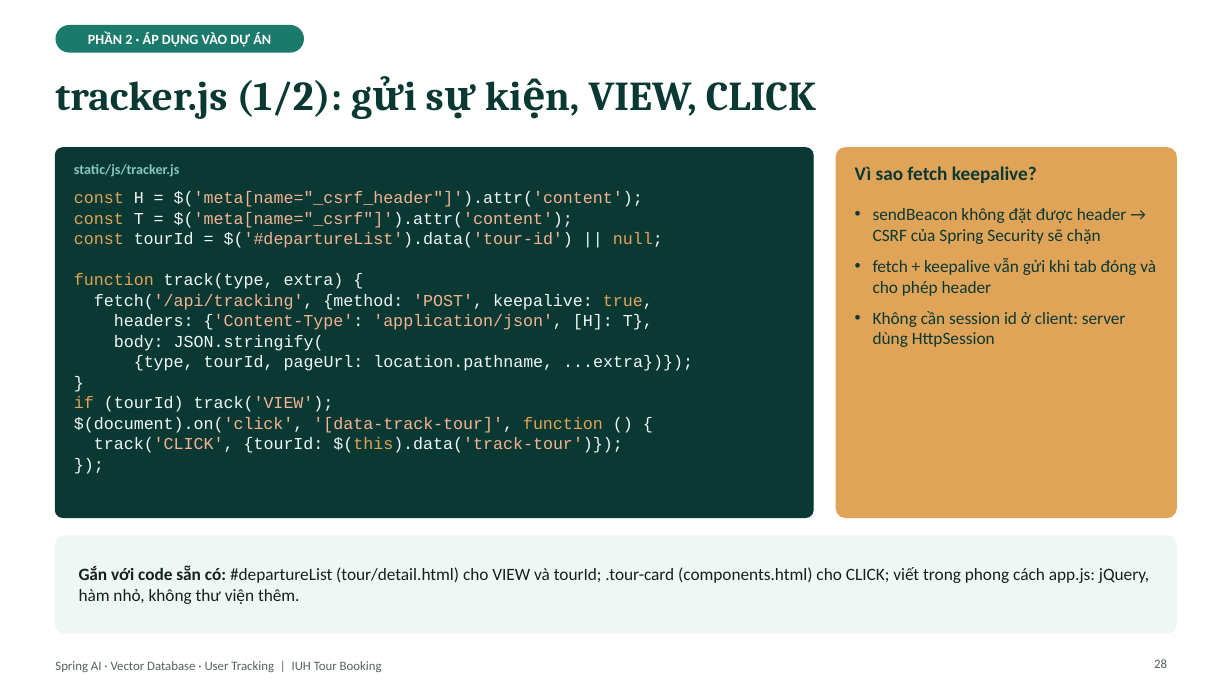
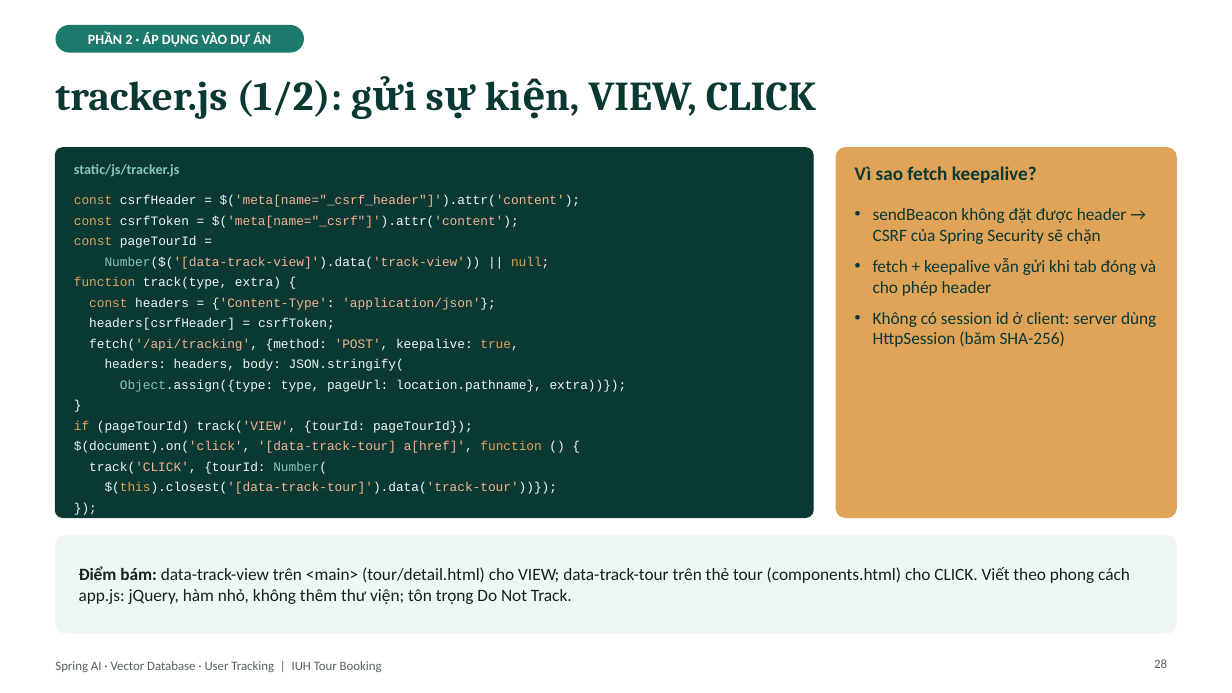
Before and after one commit to kanele05/project_www, a slide deck: slide 28 of docs/presentation/SpringAI_VectorDB_UserTracking.pptx. Drawn at 1232x693 pixels with LibreOffice and Linux fonts; fonts in the diff are those of the drawing. Boxes give left, top, right and bottom in pixels: in the first picture for what was removed or moved away, otherwise in the second. Text is boxed around its words. In the diff, an @@ line names an element or a change of style, - is before the commit and + after.

```diff
--- a/docs/presentation/SpringAI_VectorDB_UserTracking.pptx
+++ b/docs/presentation/SpringAI_VectorDB_UserTracking.pptx
@@ text at [74,195,581,269]: text changed; size 13 to 10 pt @@
-const H = $('meta[name="_csrf_header"]').attr('content');
-const T = $('meta[name="_csrf"]').attr('content');
-const tourId = $('#departureList').data('tour-id') || null;
+const csrfHeader = $('meta[name="_csrf_header"]').attr('content');
+const csrfToken = $('meta[name="_csrf"]').attr('content');
+const pageTourId =
+Number($('[data-track-view]').data('track-view')) || null;
@@ text at [74,277,518,351]: size 13 to 10 pt in "function track(type, extra) {", "fetch('/api/tracking', {method: 'POST', keepalive: true,", "}", "});" @@
@@ text at [89,297,495,330]: paragraphs added @@
+const headers = {'Content-Type': 'application/json'};
+headers[csrfHeader] = csrfToken;
@@ text at [873,312,1156,347]: text changed @@
-• Không cần session id ở client: server dùng HttpSession
+• Không có session id ở client: server dùng HttpSession (băm SHA-256)
@@ text at [105,359,627,392]: text changed; size 13 to 10 pt @@
-headers: {'Content-Type': 'application/json', [H]: T},
-body: JSON.stringify(
-{type, tourId, pageUrl: location.pathname, ...extra})});
+headers: headers, body: JSON.stringify(
+Object.assign({type: type, pageUrl: location.pathname}, extra))});
@@ text at [74,421,558,494]: text changed; size 13 to 10 pt @@
-if (tourId) track('VIEW');
-$(document).on('click', '[data-track-tour]', function () {
-track('CLICK', {tourId: $(this).data('track-tour')});
+if (pageTourId) track('VIEW', {tourId: pageTourId});
+$(document).on('click', '[data-track-tour] a[href]', function () {
+track('CLICK', {tourId: Number(
+$(this).closest('[data-track-tour]').data('track-tour'))});
@@ text at [79,567,1130,604]: text changed @@
-Gắn với code sẵn có: #departureList (tour/detail.html) cho VIEW và tourId; .tour-card (components.html) cho CLICK; viết trong phong cách app.js: jQuery, hàm nhỏ, không thư viện thêm.
+Điểm bám: data-track-view trên <main> (tour/detail.html) cho VIEW; data-track-tour trên thẻ tour (components.html) cho CLICK. Viết theo phong cách app.js: jQuery, hàm nhỏ, không thêm thư viện; tôn trọng Do Not Track.
```
Also in this commit, not shown: 20 other slides changed, 3 other files.
